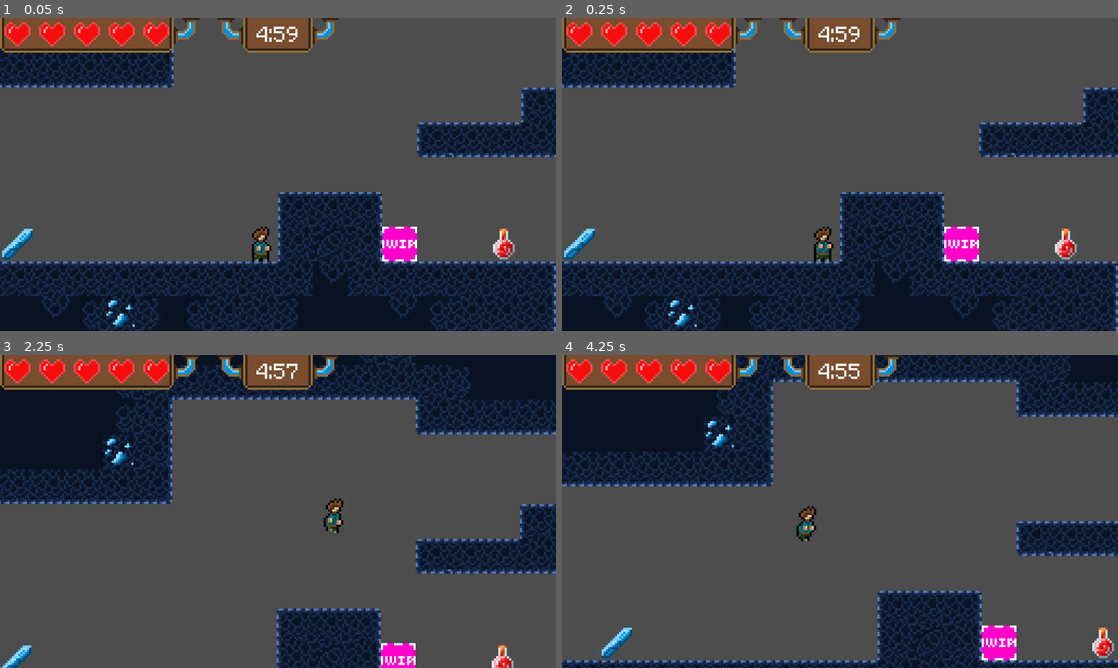
Above: before the commit, frames 1-4 (two rows, left to right).
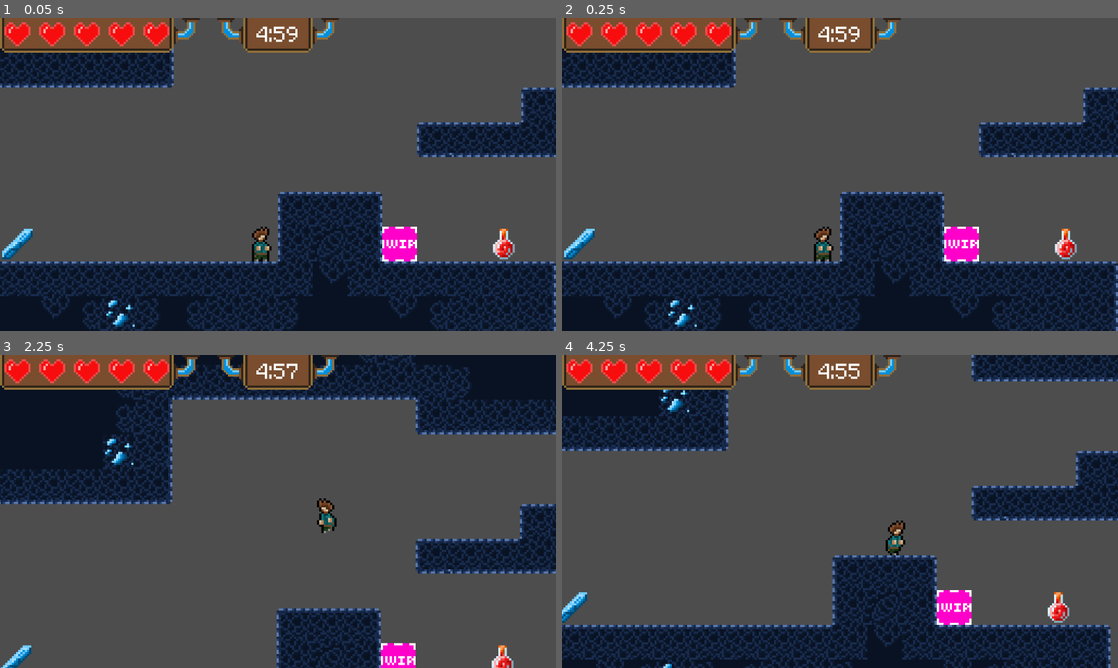
Above: after the commit, the same moments.

Repository: Soul-twan/informatica-eindproject
Game: Godot game, scene res://scene.tscn
Same seed, same stepped clock (60 frames per second), same inputs: the game is played once before the commit and once after it.
Inputs:
- Up to frame 1 (0.05 s): no input
- Up to frame 2 (0.25 s): no input
- Up to frame 3 (2.25 s): tap Enter at 0.5 s; hold Right (ui_right) 0.53-2.03 s; tap C (ui_jump) at 0.6, 0.77, 1.07, 1.35, 1.52, 1.82, 2.1 s; hold Left (ui_left) from 2.03 s (still down)
- Up to frame 4 (4.25 s): release Left (ui_left) at 2.78 s; hold Right (ui_right) from 2.78 s (still down); tap C (ui_jump) at 2.85, 3.02, 3.32, 3.6, 3.77, 4.07 s

Frame 1 is identical in both runs. In frame 2, less than 0.1% of the frame differs, in the area x 45-49%, y 71-75%; in frame 3, 0.4%; in frame 4, 36%, in the area x 0-100%, y 0-100%.

Commit message:
walljump now working

Diff:
--- a/player.gd
+++ b/player.gd
@@ -5,8 +5,8 @@
 const fric = 70
 const jump_power = -630.0
 const dashSpeed = 800.0
-const wallJumpHorizontal = 800
 
+var wallJumpHorizontal = 800
 var doubleJump = true
 var dashReady = true
 
@@ -50,7 +50,14 @@
 
 	if Input.is_action_just_pressed("ui_jump") and not is_on_floor() and nearWallChecker.is_colliding():
 		velocity.y = jump_power
-		velocity.x = -wallJumpHorizontal
+		velocity.x = wallJumpHorizontal
+
+	if $AnimationPlayer.current_animation == "WalkRight":
+		nearWallChecker.rotation = -90
+		wallJumpHorizontal = -800
+	elif $AnimationPlayer.current_animation == "WalkLeft":
+		nearWallChecker.rotation = 90
+		wallJumpHorizontal = 800
 
 	if is_on_floor() and not doubleJump:
 		doubleJump = true
@@ -133,7 +140,7 @@
 			"left":
 				animate.play("IdleLeft")
 	# walk
-	if is_on_floor() and velocity != Vector2(0, 0):
+	if velocity != Vector2(0, 0):
 		match latestDirection:
 			"right":
 				animate.play("WalkRight")
--- a/scene.tscn
+++ b/scene.tscn
@@ -484,7 +484,7 @@
 [node name="DashTimer" type="Timer" parent="Player" unique_id=1724591620]
 
 [node name="NearWallCheck" type="RayCast2D" parent="Player" unique_id=882181560]
-rotation = -1.5707964
+rotation = 1.5707964
 target_position = Vector2(0, 10)
 
 [node name="PlayerSprite" type="AnimatedSprite2D" parent="Player" unique_id=1259796154]
